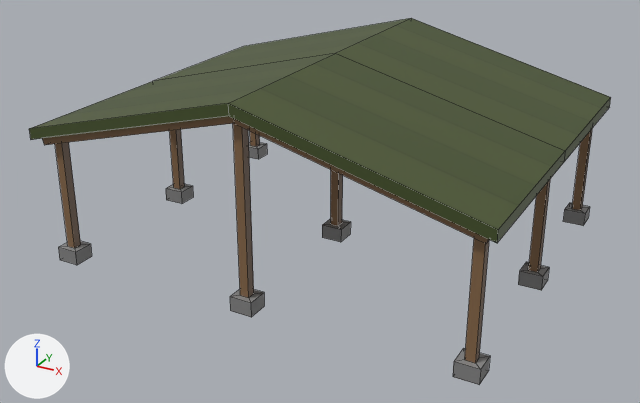
Renders of the FBX model Assets/SimpleMilitary/Optimized/Models/SM_Bld_VehicleBay_01.fbx from each side of a commit.
The view is the same before and after, from a 50 mm lens placed at (12.4, -23.53, 12.96), pointed at (-0.1, -0.81, 1.59). Lighting does not change. The marker at lower left points along +X, +Y and +Z. Mesh edges are drawn as thin lines. Where no turn or scale is listed for an object, it has been applied to the vertices.

The scene before the commit, as lines of its bpy script (objects in view):
```python
me_mesh = bpy.data.meshes.new('Mesh')
me_mesh.from_pydata(...)  # 178 vertices, 140 faces; spans x -7.21..7.21, y -5.78..5.78, z 0.0..6.22
me_mesh.materials.append(mat_lambert149)  # picture img_textures_props_psd
ob_sm_bld_vehiclebay_01 = bpy.data.objects.new('SM_Bld_VehicleBay_01', me_mesh)
ob_sm_bld_vehiclebay_01.location = (0.0, 0.0, 0.0)
```
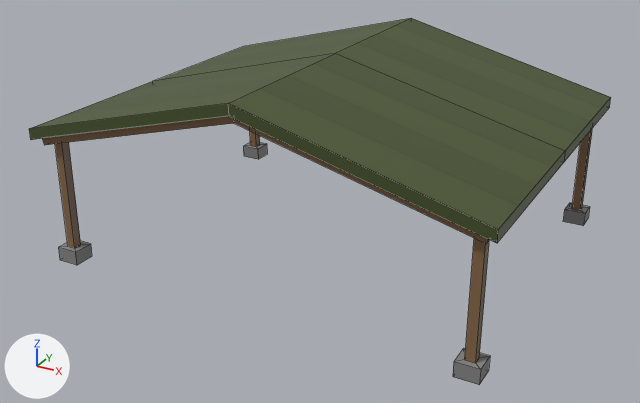
Diff of the bpy script that builds the scene:
```diff
--- a/Assets/SimpleMilitary/Optimized/Models/SM_Bld_VehicleBay_01.fbx.py
+++ b/Assets/SimpleMilitary/Optimized/Models/SM_Bld_VehicleBay_01.fbx.py
@@ me_mesh @@
 me_mesh.from_pydata(...)  # 178 vertices, 140 faces; spans x -7.21..7.21, y -5.78..5.78, z 0.0..6.22
 # used by ob_sm_bld_vehiclebay_01; location = (0.0, 0.0, 0.0)
+# me_mesh part 1: the loose piece of 16 vertices spanning x -0.35..0.35, y -5.62..-4.93, z 0.0..5.94 is deleted
+# me_mesh part 2: the loose piece of 16 vertices spanning x -6.82..-6.12, y -0.2..0.48, z 0.0..4.29 is deleted
+# me_mesh part 3: the loose piece of 16 vertices spanning x 6.33..7.04, y -0.2..0.48, z 0.0..4.29 is deleted
+# me_mesh part 4: the loose piece of 16 vertices spanning x -0.35..0.35, y -0.2..0.48, z 0.0..5.94 is deleted
 me_mesh.materials.append(mat_lambert149)
```

Boxes [x1, y1, x2, y2] around the edits, measured in the pictures (640 x 403 px):
part 1 of me_mesh, deleted (brown): before [230, 123, 264, 317]
part 2 of me_mesh, deleted: before [166, 129, 193, 204]
part 3 of me_mesh, deleted: before [518, 179, 551, 290]
part 4 of me_mesh, deleted: before [322, 170, 351, 242]
